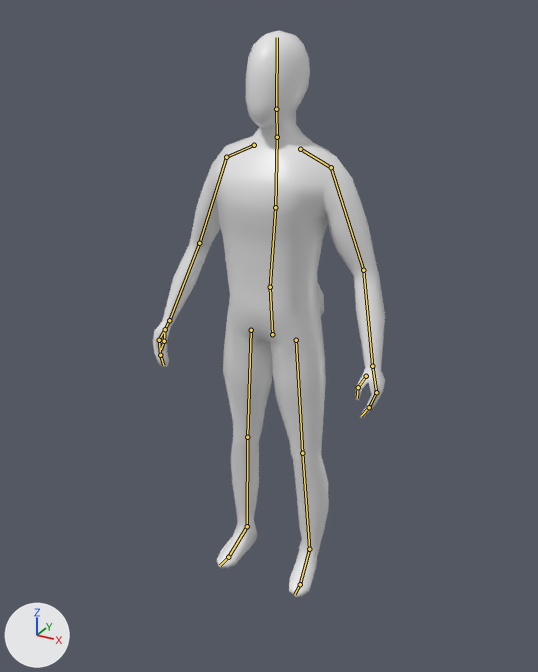
The Blender file game assets/player.blend: old version first, new version second.
Camera for both pictures: a 50 mm lens placed at (1.037, -1.912, 1.865), pointed at (0.003, -0.032, 0.925). Every picture has the same lights, and +X, +Y and +Z are marked at lower left. The bones that bend it are drawn over the model as lines.

Names of what the first picture shows: 'Player'.
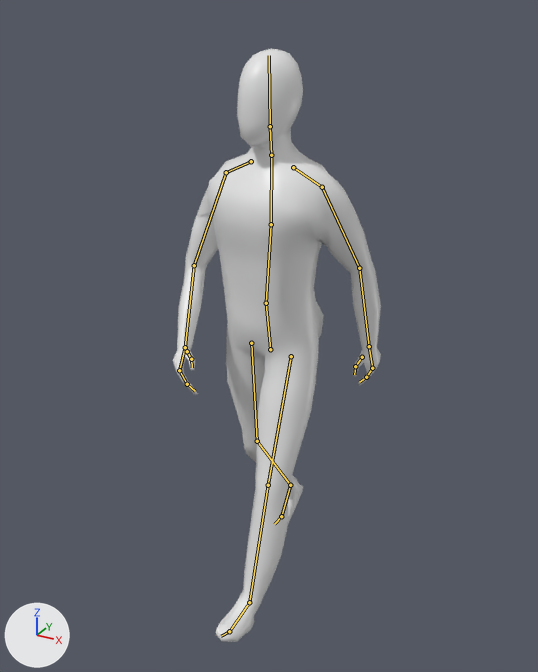
Commit message: Walk animation finished

The newer file adds an action. The first version stands in its rest pose; the second is drawn at frame 1 of the action 'Walk'.

Where the change shows, as pixel boxes [x1, y1, x2, y2] in the pictures (538 x 672 px):
'Player', posed (10% narrower): before [153, 30, 385, 597]; after [173, 49, 381, 642]
bone 'Hips', root to tip: before (272, 334) to (270, 287); after (270, 349) to (266, 303)
bone 'Spine', root to tip: before (270, 287) to (275, 207); after (266, 303) to (271, 224)
bone 'Chest', root to tip: before (275, 207) to (277, 137); after (271, 224) to (271, 155)
bone 'UpperArm.L', root to tip: before (331, 167) to (363, 270); after (322, 187) to (359, 268)
bone 'UpperArm.R', root to tip: before (226, 157) to (199, 243); after (226, 172) to (194, 265)
bone 'lowerArm.R', root to tip: before (199, 243) to (169, 320); after (194, 265) to (185, 347)
bone 'Hand.R', root to tip: before (169, 320) to (159, 340); after (185, 347) to (179, 370)
bone 'Toes.R', root to tip: before (228, 557) to (220, 565); after (281, 516) to (274, 524)

The change, as a diff of the scene's bpy script:
```diff
--- a/game assets/player.blend.py
+++ b/game assets/player.blend.py
@@ bone_hips @@
 bone_hips = bpy.data.objects['Armature'].pose.bones['Hips']
-bone_hips.location = (0.0, 0.0, 0.0)
-bone_hips.rotation_quaternion = (1.0, 0.0, 0.0, 0.0)  # degrees (0, 0, 0)
+bone_hips.location = (0.0, -0.043, 0.019)
+bone_hips.rotation_quaternion = (0.996, 0.016, -0.09, 0.011)  # degrees (2, -10, 1)
@@ bone_spine @@
 bone_spine = bpy.data.objects['Armature'].pose.bones['Spine']  # child of 'Hips'
-bone_spine.rotation_quaternion = (1.0, 0.0, 0.0, 0.0)  # degrees (0, 0, 0)
+bone_spine.rotation_quaternion = (0.999, 0.0, -0.034, -0.003)  # degrees (0, -4, 0)
@@ bone_chest @@
 bone_chest = bpy.data.objects['Armature'].pose.bones['Chest']  # child of 'Spine'
-bone_chest.rotation_quaternion = (1.0, 0.0, 0.0, 0.0)  # degrees (0, 0, 0)
+bone_chest.rotation_quaternion = (0.998, 0.0, 0.059, 0.001)  # degrees (0, 7, 0)
@@ bone_upperarm_l @@
 bone_upperarm_l = bpy.data.objects['Armature'].pose.bones['UpperArm.L']  # child of 'Shoulder.L'
-bone_upperarm_l.rotation_quaternion = (1.0, 0.0, 0.0, 0.0)  # degrees (0, 0, 0)
+bone_upperarm_l.rotation_quaternion = (0.968, -0.217, 0.073, -0.104)  # degrees (-26, 5, -14)
@@ bone_upperarm_r @@
 bone_upperarm_r = bpy.data.objects['Armature'].pose.bones['UpperArm.R']  # child of 'Shoulder.R'
-bone_upperarm_r.rotation_quaternion = (1.0, 0.0, 0.0, 0.0)  # degrees (0, 0, 0)
+bone_upperarm_r.rotation_quaternion = (0.985, 0.154, 0.049, 0.067)  # degrees (18, 4, 9)
@@ bone_lowerarm_r @@
 bone_lowerarm_r = bpy.data.objects['Armature'].pose.bones['lowerArm.R']  # child of 'UpperArm.R'
-bone_lowerarm_r.rotation_quaternion = (1.0, 0.0, 0.0, 0.0)  # degrees (0, 0, 0)
+bone_lowerarm_r.rotation_quaternion = (0.952, -0.01, 0.14, 0.272)  # degrees (3, 16, 32)
@@ bone_hand_r @@
 bone_hand_r = bpy.data.objects['Armature'].pose.bones['Hand.R']  # child of 'lowerArm.R'
-bone_hand_r.rotation_quaternion = (1.0, 0.0, 0.0, 0.0)  # degrees (0, 0, 0)
+bone_hand_r.rotation_quaternion = (0.934, 0.047, -0.349, 0.057)  # degrees (4, -41, 6)
@@ bone_toes_r @@
 bone_toes_r = bpy.data.objects['Armature'].pose.bones['Toes.R']  # child of 'Foot.R'
-bone_toes_r.rotation_quaternion = (1.0, 0.0, 0.0, 0.0)  # degrees (0, 0, 0)
+bone_toes_r.rotation_quaternion = (0.978, 0.027, 0.01, 0.207)  # degrees (3, 1, 24)
@@ bone_heel_l @@
 bone_heel_l = bpy.data.objects['Armature'].pose.bones['Heel.L']
-bone_heel_l.location = (0.0, 0.0, 0.0)
-bone_heel_l.rotation_quaternion = (1.0, 0.0, 0.0, 0.0)  # degrees (0, 0, 0)
+bone_heel_l.location = (0.07, -0.327, 0.009)
+bone_heel_l.rotation_quaternion = (0.968, 0.252, 0.01, -0.001)  # degrees (29, 1, 0)
@@ bone_heel_r @@
 bone_heel_r = bpy.data.objects['Armature'].pose.bones['Heel.R']
-bone_heel_r.location = (0.0, 0.0, 0.0)
-bone_heel_r.rotation_quaternion = (1.0, 0.0, 0.0, 0.0)  # degrees (0, 0, 0)
+bone_heel_r.location = (-0.035, 0.269, -0.043)
+bone_heel_r.rotation_quaternion = (0.977, -0.214, 0.008, 0.001)  # degrees (-25, 1, 0)
```
